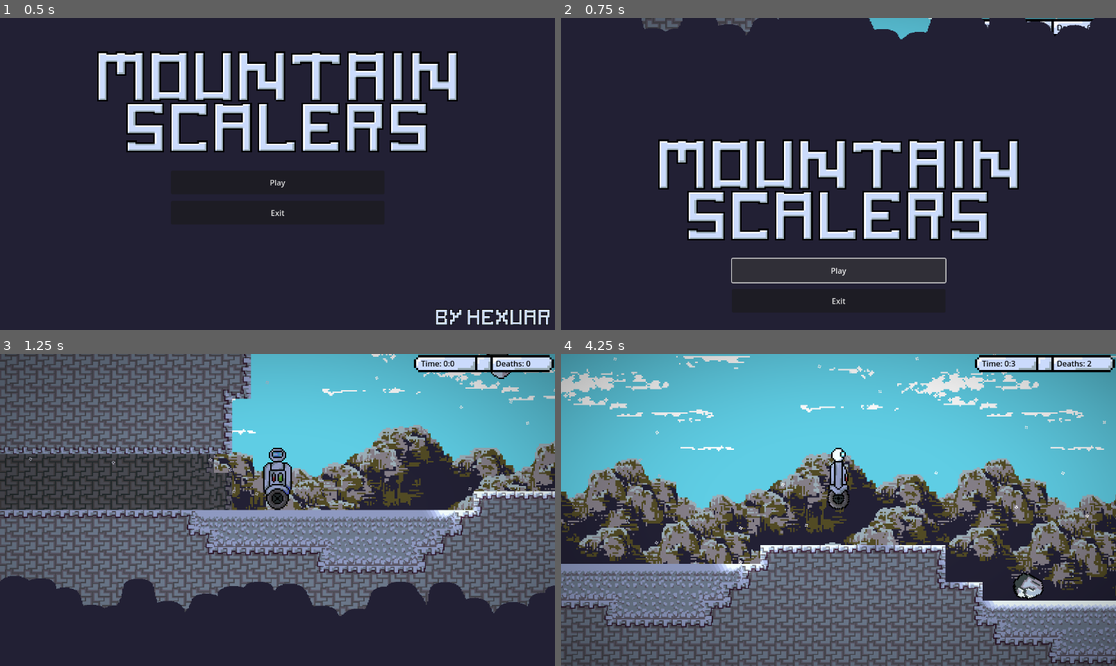
Above: before the commit, frames 1-4 (two rows, left to right).
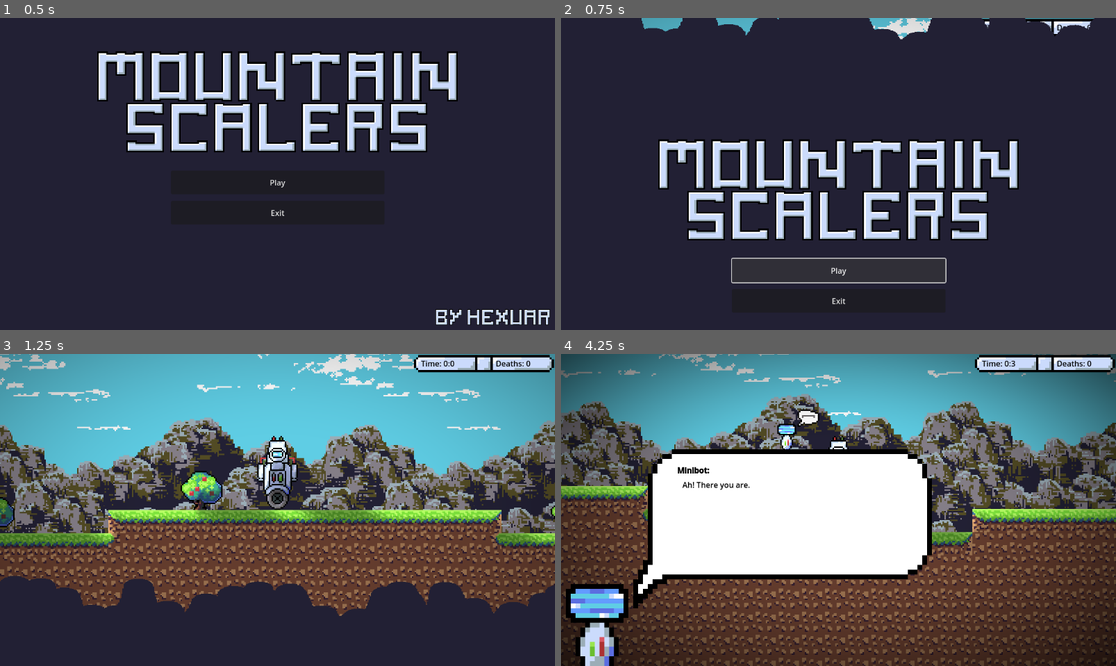
Above: after the commit, the same moments.

Repository: Hexuar/GMTK-Jam
Game: Godot game, scene res://scenes/main.tscn
Same seed, same stepped clock (60 frames per second), same inputs: the game is played once before the commit and once after it.
Inputs:
- Up to frame 1 (0.5 s): no input
- Up to frame 2 (0.75 s): click "Play" at 0.5 s
- Up to frame 3 (1.25 s): no input
- Up to frame 4 (4.25 s): tap Enter (ui_accept) at 1.25 s; hold D (Right) 1.28-2.78 s; tap Shift (Dash) every 0.75 s from 1.35 to 3.6 s; tap Space (Jump) at 1.52, 2.27, 3.77 s; hold A (Left) 2.78-3.53 s; hold D (Right) from 3.53 s (still down)

Frame 1 is identical in both runs. In frame 2, 0.7% of the frame differs, in the area x 14-90%, y 0-7%; in frame 3, 59%; in frame 4, 90%, in the area x 0-100%, y 0-100%.

Commit message:
First Release Build

Diff:
--- a/scenes/main.tscn
+++ b/scenes/main.tscn
@@ -9,7 +9,6 @@
 
 [node name="Main" type="Node2D"]
 script = ExtResource("1_ika60")
-startLevel = 2
 
 [node name="ParallaxBackground" type="ParallaxBackground" parent="."]
 
Not shown, changed: export_presets.cfg
Not shown, changed: exports/linux/MountainScalers.pck
Not shown, removed: exports/linux/MountainScalers.sh
Not shown, changed: exports/linux/MountainScalers.x86_64
Not shown, added: exports/linux/MountainScalers.zip
Not shown, added: exports/web/MountainScalers.zip
Not shown, changed: exports/windows/MountainScalers.zip
